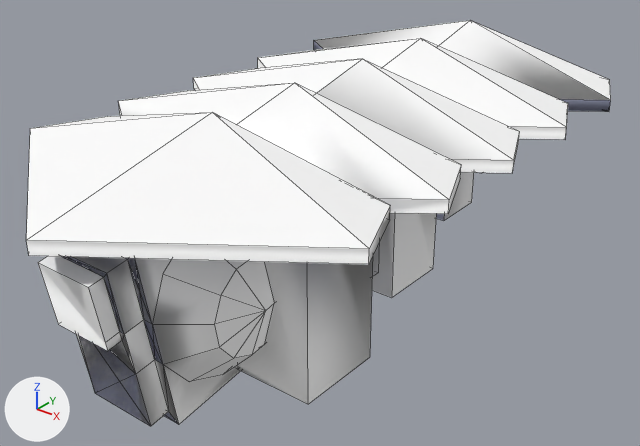
What one commit did to the COLLADA model modelSandbox/collada/buildingsSpaceships/dae/Freeborn.dae.
Before and after are seen from a 50 mm lens placed at (1.455, -2.013, 1.383), pointed at (-0.002, -0.191, 0.253). Every picture has the same lights, and +X, +Y and +Z are marked at lower left. Mesh edges are drawn as thin lines. Vertices at the same position are counted once.

Objects in the first picture: 'SketchUp'.
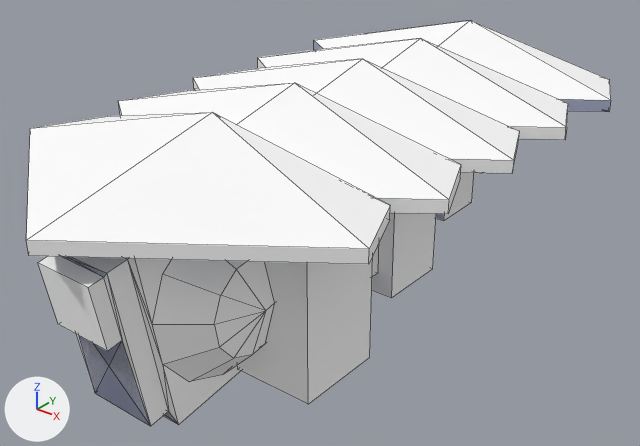
What the commit changed:
me_sketchup is used by ob_sketchup; location (0.0, 0.0, 0.0).
me_sketchup had 284 vertices, 401 faces and spanned x -0.6..0.54, y -1.12..0.81, z 0.0..0.69.
me_sketchup now has 278 vertices, 333 faces and spans x -0.6..0.54, y -1.12..0.81, z 0.0..0.69.
Part 1, on me_sketchup:
6 vertices are removed from x 0.06..0.08, y -1.03..-0.91, z 0.19..0.31.
80 faces are deleted.
23 new faces join them, mat_material (white #ffffff).
11 new faces join them, mat_material_0 (blue #abb0cc).

Pixel boxes (x1, y1, x2, y2) of what changed, in the pictures (640 x 446 px):
part 1 of me_sketchup, cut back: (38, 258, 308, 426) in both
